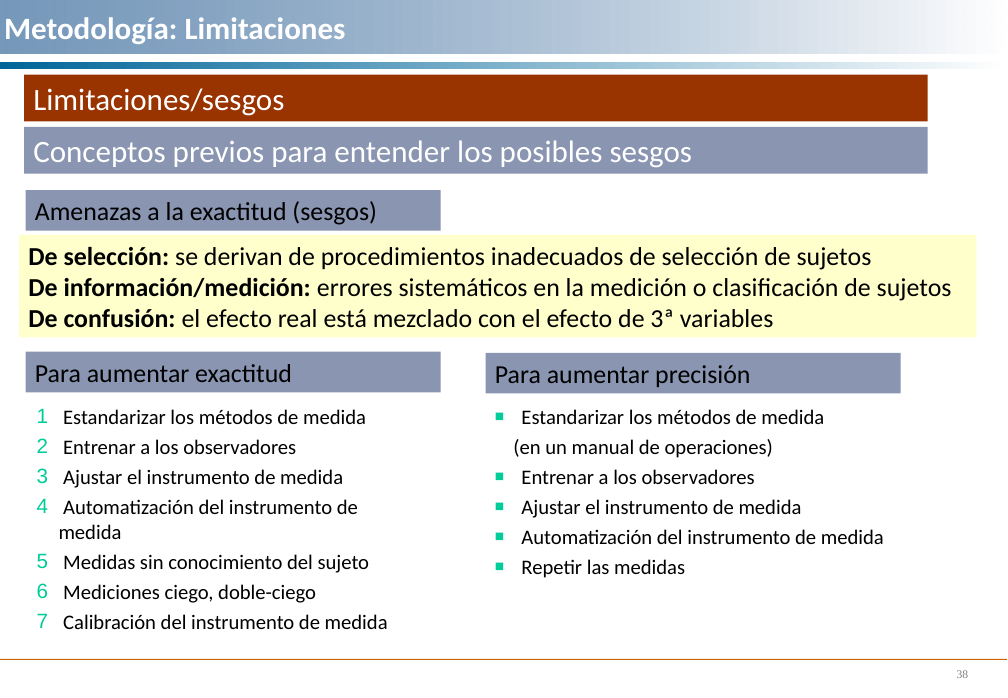
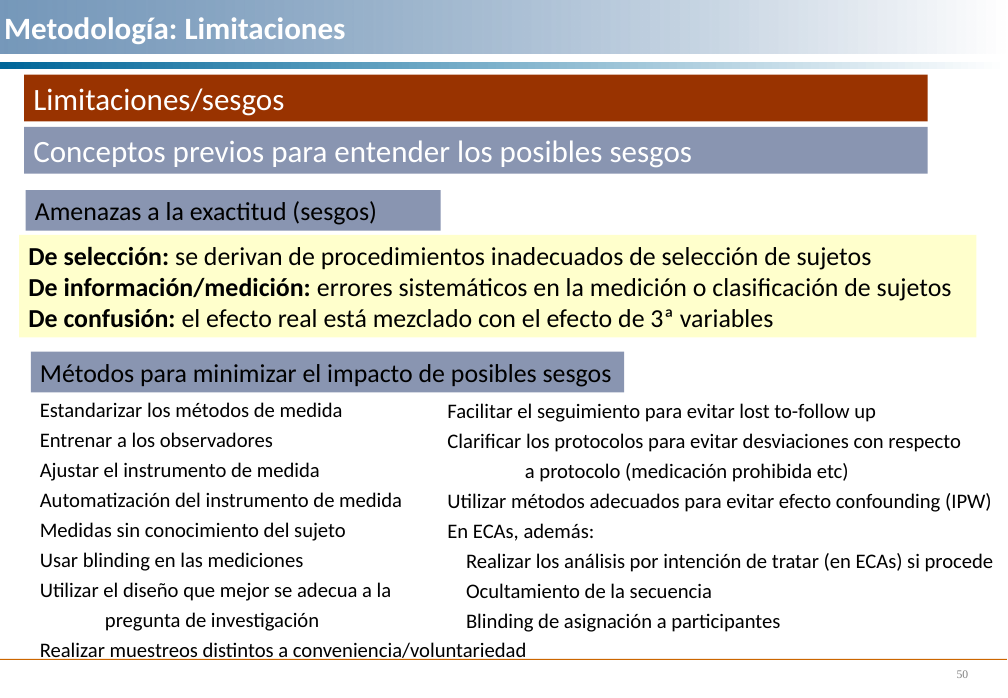
Before and after one commit to ibaitamayo/Taller_PI, a slide deck: slide 50 of Taller 2/Metodología. Taller.ppt (slide 38 before the commit). Drawn at 1008x698 pixels with LibreOffice and Linux fonts; fonts in the diff are those of the drawing. Boxes give left, top, right and bottom in pixels: in the first picture for what was removed or moved away, otherwise in the second. Text is boxed around its words. In the diff, an @@ line names an element or a change of style, - is before the commit and + after.

```diff
--- a/Taller 2/Metodología. Taller.ppt
+++ b/Taller 2/Metodología. Taller.ppt
@@ rectangle removed at [26, 351, 441, 392] @@
-Para aumentar exactitud
@@ rectangle added at [31, 351, 624, 392], fill #8995B1, 20 pt, text #000000 @@
+Métodos para minimizar el impacto de posibles sesgos
@@ rectangle removed at [485, 352, 900, 393] @@
-Para aumentar precisión
@@ text "Estandarizar los métodos de medida": place and size @@
-text "Estandarizar los métodos de medida" at [59, 409, 388, 629]
+text "Estandarizar los métodos de medida" at [40, 402, 527, 660]
@@ text at [40, 402, 402, 541]: bullet 1 to none; bullet 2 to none; bullet 3 to none; bullet 4 to none; bullet 5 to none @@
@@ text added at [447, 403, 994, 632], 16 pt, text #000000 @@
+Facilitar el seguimiento para evitar lost to-follow up
+Clarificar los protocolos para evitar desviaciones con respecto
+a protocolo (medicación prohibida etc)
+Utilizar métodos adecuados para evitar efecto confounding (IPW)
+En ECAs, además:
+Realizar los análisis por intención de tratar (en ECAs) si procede
+Ocultamiento de la secuencia
+Blinding de asignación a participantes
@@ text removed at [513, 409, 884, 578] @@
-■ Estandarizar los métodos de medida
-(en un manual de operaciones)
-■ Entrenar a los observadores
-■ Ajustar el instrumento de medida
-■ Automatización del instrumento de medida
-■ Repetir las medidas
@@ text at [40, 552, 527, 660]: text changed @@
-6 Mediciones ciego, doble-ciego
-7 Calibración del instrumento de medida
+Usar blinding en las mediciones
+Utilizar el diseño que mejor se adecua a la
+pregunta de investigación
+Realizar muestreos distintos a conveniencia/voluntariedad
@@ page number at [957, 670, 969, 678]: text changed @@
-38
+50
```
Also in this commit, not shown: 12 other slides changed, 12 slides added, 2 other files.
